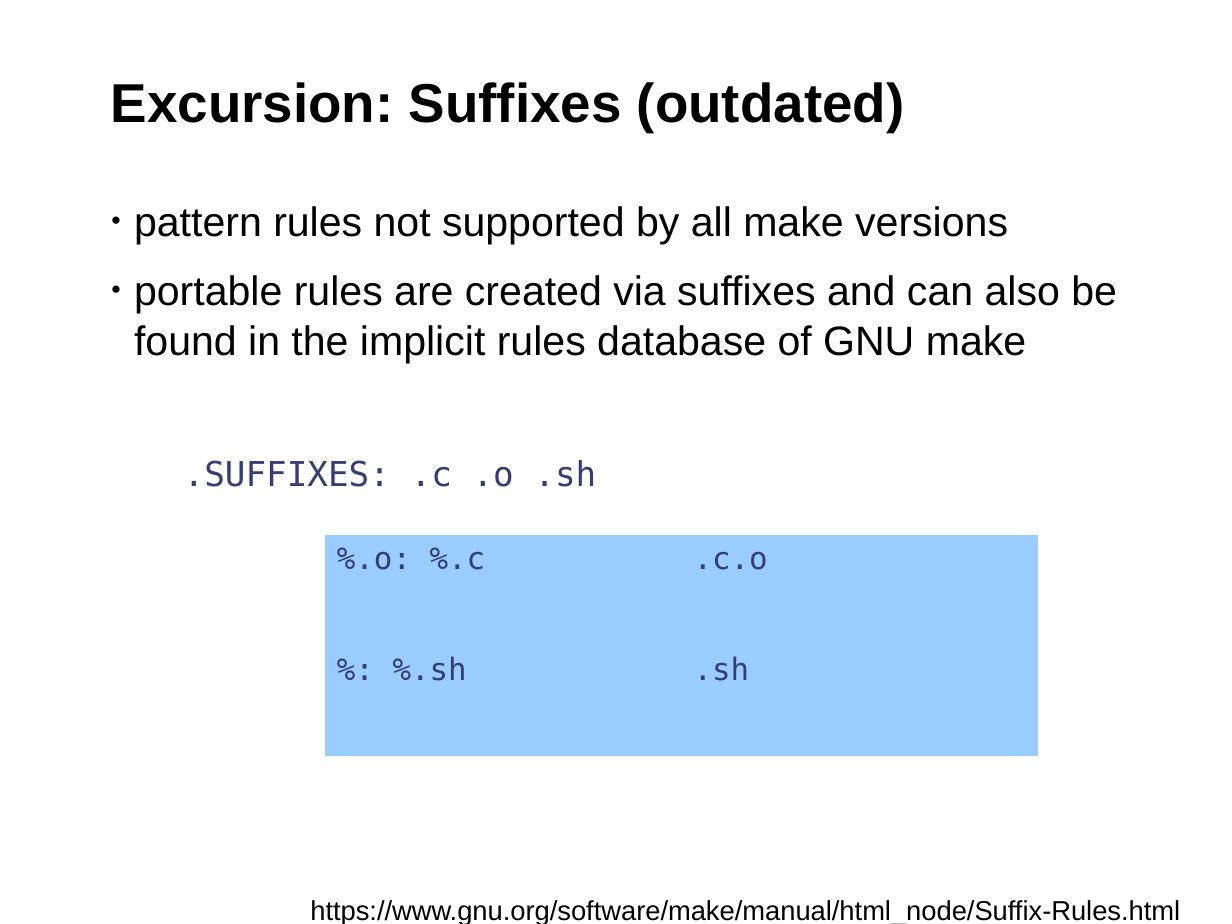
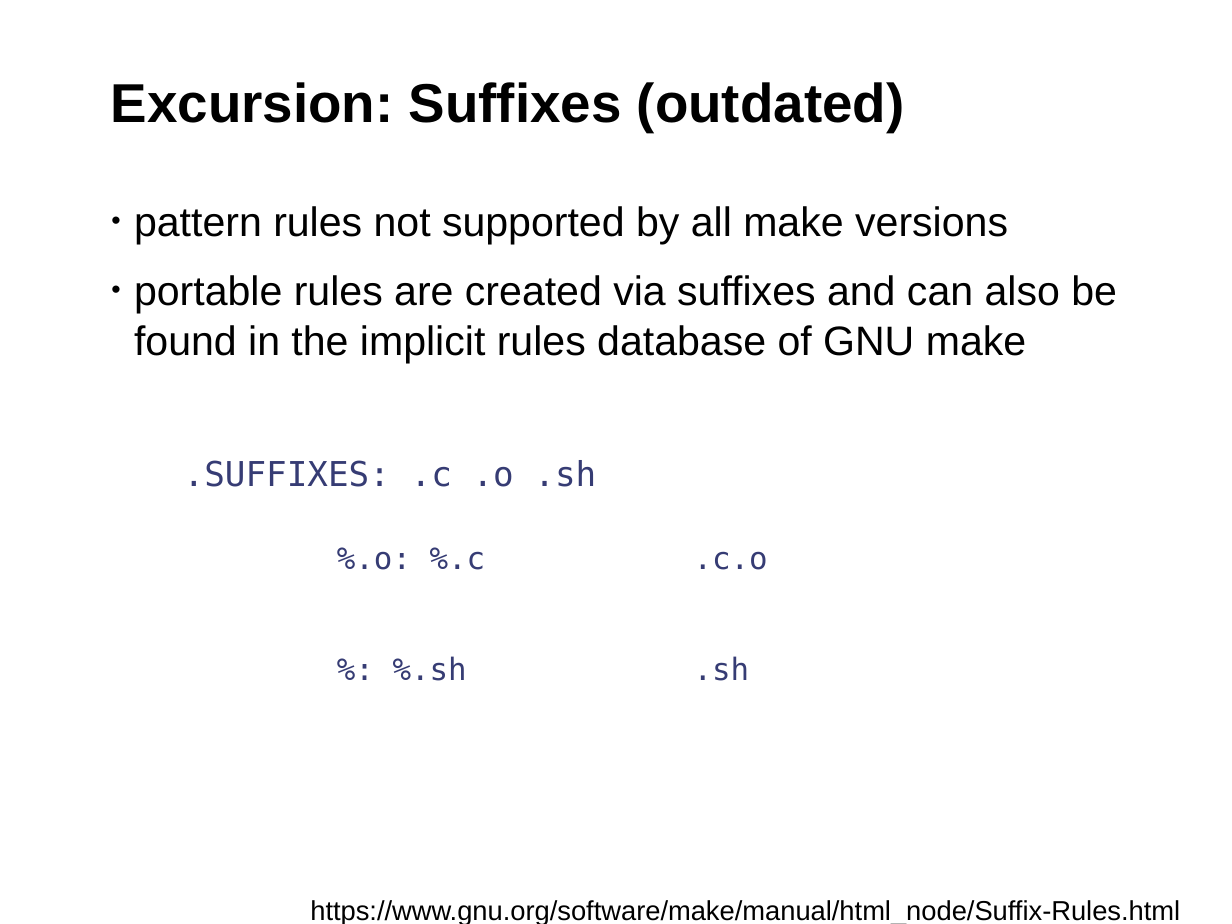
Before and after one commit to fsundermeyer/GNU_make_workshop, a slide deck: slide 26 of Presentation_GNU_make_workshop.odp (slide 25 before the commit). Drawn at 1232x924 pixels with LibreOffice and Linux fonts; fonts in the diff are those of the drawing; background and template pictures are left out. Boxes give left, top, right and bottom in pixels: in the first picture for what was removed or moved away, otherwise in the second. Text is boxed around its words. In the diff, an @@ line names an element or a change of style, - is before the commit and + after.

```diff
--- a/Presentation_GNU_make_workshop.odp
+++ b/Presentation_GNU_make_workshop.odp
@@ table at box(324, 535, 1036, 756) @@
@@ fill #99CCFF to none in 4 cells @@
```
Also in this commit, not shown: 2 other slides changed.
